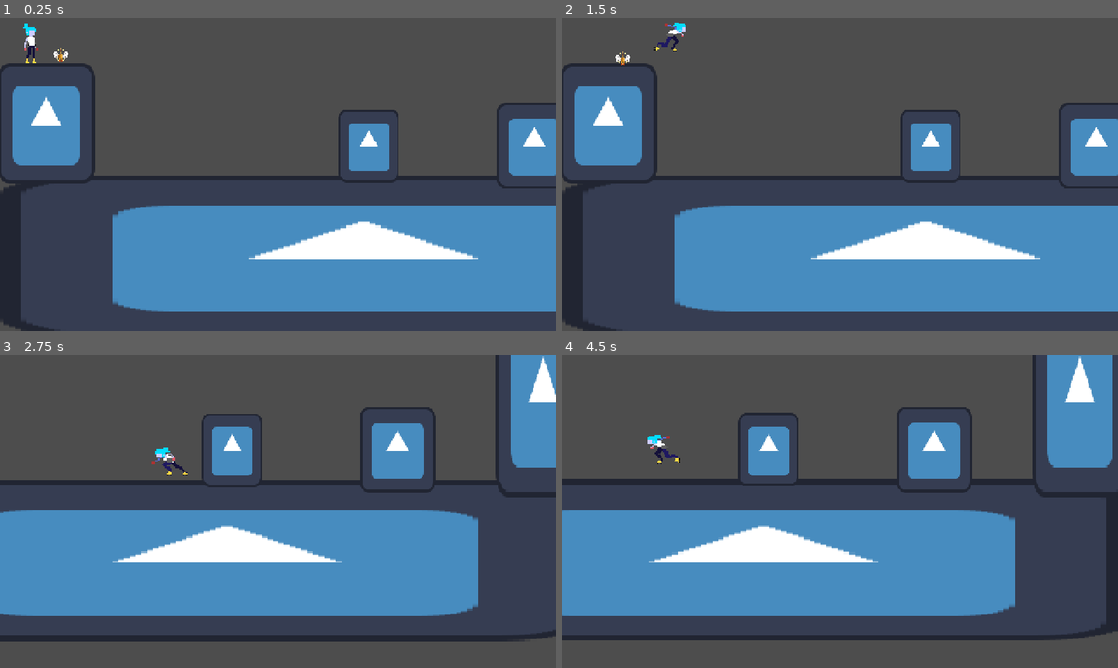
Above: before the commit, frames 1-4 (two rows, left to right).
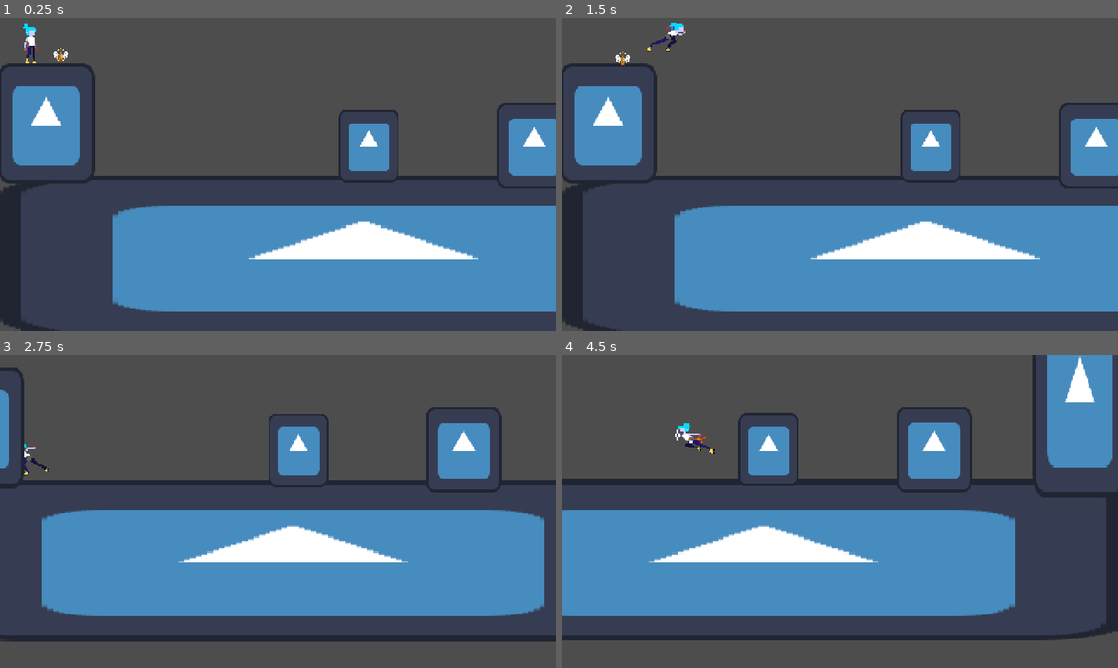
Above: after the commit, the same moments.

Repository: endermn/gameJAM
Game: Godot game, scene res://game_scene.tscn
Two runs of this game, one before a commit and one after it. Both use one fixed random seed, a clock stepped at 60 frames per second and the inputs below. The engine's default icon, where the game draws it, is replaced by a stand-in: a white triangle on a blue panel in a dark square.
Inputs:
- Up to frame 1 (0.25 s): no input
- Up to frame 2 (1.5 s): tap Enter (ui_accept) at 0.5 s; hold D (move_right) from 0.53 s (still down); tap Shift (dash) at 0.6 s; tap Space (jump) at 0.77, 0.8, 1.07, 1.35 s
- Up to frame 3 (2.75 s): tap Space (jump) at 1.52, 1.82, 2.3 s; tap Shift (dash) at 1.55, 2.1 s; release D (move_right) at 2.03 s; hold A (move_left) from 2.03 s (still down)
- Up to frame 4 (4.5 s): release A (move_left) at 2.78 s; hold D (move_right) 2.78-4.28 s; tap Shift (dash) at 2.85, 4.35 s; tap Space (jump) at 3.02, 3.32, 3.6, 3.77, 4.07 s; hold A (move_left) from 4.28 s (still down)

The runs differ from the first frame. In frame 1, less than 0.1% of the frame differs, in the area x 4-7%, y 8-14%; in frame 2, 0.2%; in frame 3, 22%, in the area x 0-100%, y 0-92%; in frame 4, 0.4%.

Commit message:
dash animation

Diff:
--- a/CharacterController.gd
+++ b/CharacterController.gd
@@ -34,6 +34,7 @@
 signal onDashFinished
 
 func Dash(direction:float):
+
 		dashRemaining -= 1;
 		var multiplier:Vector2 = Vector2.ONE;
 		var _d = round(rad_to_deg(direction))
--- a/CharacterControllerPlatformer.gd
+++ b/CharacterControllerPlatformer.gd
@@ -32,7 +32,8 @@
 var leftWall:bool = false;
 
 var onEdge:bool = false;
-
+var dashCooldown = 30
+var dashTimer = dashCooldown
 
 var _rem_jumpbuffer:float	 = 0.;
 var _rem_coyoto_time:float = 0.;
@@ -60,7 +61,7 @@
 	onEdge = !test_move(global_transform.translated(Vector2(CharacterMovement.EdgeCheckDistance*_last_turned_dir,1)), Vector2(0,1))
 	if rightWall and CharacterVelocity.x > 0.1:
 		CharacterVelocity.x = 0
-	if leftWall and CharacterVelocity.x < -0.1:
+	elif leftWall and CharacterVelocity.x < -0.1:
 		CharacterVelocity.x = 0
 
 	if sign(CharacterVelocity.x) != 0 && _last_turned_dir != sign(CharacterVelocity.x) && sign(CharacterVelocity.x) != sign(velocity.x):
@@ -99,8 +100,10 @@
 	CalcCornerCorrection()
 	move_and_slide()
 	cVelocity = velocity;
-	if is_on_floor():
+	dashTimer -= 1
+	if is_on_floor() and dashTimer <= 0:
 		dashRemaining = CharacterMovement.Dash_Count;
+
 
 ## Character Jump Event - you have to run it as long as the button is pressed
 ## Usage
--- a/game_scene.tscn
+++ b/game_scene.tscn
@@ -3,11 +3,55 @@
 [ext_resource type="Script" uid="uid://1mtppctx0rin" path="res://movement.gd" id="1_po0ka"]
 [ext_resource type="Resource" uid="uid://c5nnkrjtu50cg" path="res://PlayerData.tres" id="2_mixcd"]
 [ext_resource type="Texture2D" uid="uid://sygqvnm44xm6" path="res://icon.svg" id="2_v1wow"]
+[ext_resource type="Texture2D" uid="uid://de2gsxlph354x" path="res://assets/Machina_Dash_Ram.png" id="3_e35lh"]
 [ext_resource type="Texture2D" uid="uid://e1rua7c8g5qv" path="res://assets/Machina_Skate_Faster.png" id="4_6e45b"]
 [ext_resource type="Texture2D" uid="uid://cmnnlu4gqlc7o" path="res://assets/Machina_Idle_Sway.png" id="4_mixcd"]
 [ext_resource type="Script" uid="uid://yxxnihujoria" path="res://chicken.gd" id="5_kdryc"]
 [ext_resource type="Texture2D" uid="uid://dissnycm5po1r" path="res://assets/chicken.png" id="5_mj2jn"]
 
+[sub_resource type="RectangleShape2D" id="RectangleShape2D_penkd"]
+size = Vector2(13, 31.999992)
+
+[sub_resource type="AtlasTexture" id="AtlasTexture_udeyl"]
+atlas = ExtResource("3_e35lh")
+region = Rect2(0, 0, 32, 32)
+
+[sub_resource type="AtlasTexture" id="AtlasTexture_miq82"]
+atlas = ExtResource("3_e35lh")
+region = Rect2(32, 0, 32, 32)
+
+[sub_resource type="AtlasTexture" id="AtlasTexture_j5hk1"]
+atlas = ExtResource("3_e35lh")
+region = Rect2(64, 0, 32, 32)
+
+[sub_resource type="AtlasTexture" id="AtlasTexture_ueiaa"]
+atlas = ExtResource("3_e35lh")
+region = Rect2(96, 0, 32, 32)
+
+[sub_resource type="AtlasTexture" id="AtlasTexture_daj04"]
+atlas = ExtResource("3_e35lh")
+region = Rect2(128, 0, 32, 32)
+
+[sub_resource type="AtlasTexture" id="AtlasTexture_mlphb"]
+atlas = ExtResource("3_e35lh")
+region = Rect2(160, 0, 32, 32)
+
+[sub_resource type="AtlasTexture" id="AtlasTexture_opqoc"]
+atlas = ExtResource("3_e35lh")
+region = Rect2(192, 0, 32, 32)
+
+[sub_resource type="AtlasTexture" id="AtlasTexture_bpcsf"]
+atlas = ExtResource("3_e35lh")
+region = Rect2(224, 0, 32, 32)
+
+[sub_resource type="AtlasTexture" id="AtlasTexture_3d2pr"]
+atlas = ExtResource("3_e35lh")
+region = Rect2(256, 0, 32, 32)
+
+[sub_resource type="AtlasTexture" id="AtlasTexture_h5hfs"]
+atlas = ExtResource("3_e35lh")
+region = Rect2(288, 0, 32, 32)
+
 [sub_resource type="AtlasTexture" id="AtlasTexture_mj2jn"]
 atlas = ExtResource("4_mixcd")
 region = Rect2(0, 0, 32, 32)
@@ -16,43 +60,43 @@
 atlas = ExtResource("4_mixcd")
 region = Rect2(32, 0, 32, 32)
 
-[sub_resource type="AtlasTexture" id="AtlasTexture_e35lh"]
+[sub_resource type="AtlasTexture" id="AtlasTexture_snaye"]
 atlas = ExtResource("4_6e45b")
 region = Rect2(0, 0, 32, 32)
 
-[sub_resource type="AtlasTexture" id="AtlasTexture_udeyl"]
+[sub_resource type="AtlasTexture" id="AtlasTexture_1wc4g"]
 atlas = ExtResource("4_6e45b")
 region = Rect2(32, 0, 32, 32)
 
-[sub_resource type="AtlasTexture" id="AtlasTexture_miq82"]
+[sub_resource type="AtlasTexture" id="AtlasTexture_78j2m"]
 atlas = ExtResource("4_6e45b")
 region = Rect2(64, 0, 32, 32)
 
-[sub_resource type="AtlasTexture" id="AtlasTexture_j5hk1"]
+[sub_resource type="AtlasTexture" id="AtlasTexture_na8jj"]
 atlas = ExtResource("4_6e45b")
 region = Rect2(96, 0, 32, 32)
 
-[sub_resource type="AtlasTexture" id="AtlasTexture_ueiaa"]
+[sub_resource type="AtlasTexture" id="AtlasTexture_jv0we"]
 atlas = ExtResource("4_6e45b")
 region = Rect2(128, 0, 32, 32)
 
-[sub_resource type="AtlasTexture" id="AtlasTexture_daj04"]
+[sub_resource type="AtlasTexture" id="AtlasTexture_nuflt"]
 atlas = ExtResource("4_6e45b")
 region = Rect2(160, 0, 32, 32)
 
-[sub_resource type="AtlasTexture" id="AtlasTexture_mlphb"]
+[sub_resource type="AtlasTexture" id="AtlasTexture_if5p2"]
 atlas = ExtResource("4_6e45b")
 region = Rect2(192, 0, 32, 32)
 
-[sub_resource type="AtlasTexture" id="AtlasTexture_opqoc"]
+[sub_resource type="AtlasTexture" id="AtlasTexture_f54l4"]
 atlas = ExtResource("4_6e45b")
 region = Rect2(224, 0, 32, 32)
 
-[sub_resource type="AtlasTexture" id="AtlasTexture_bpcsf"]
+[sub_resource type="AtlasTexture" id="AtlasTexture_5smy7"]
 atlas = ExtResource("4_6e45b")
 region = Rect2(256, 0, 32, 32)
 
-[sub_resource type="AtlasTexture" id="AtlasTexture_3d2pr"]
+[sub_resource type="AtlasTexture" id="AtlasTexture_glbr4"]
 atlas = ExtResource("4_6e45b")
 region = Rect2(288, 0, 32, 32)
 
@@ -60,6 +104,41 @@
 animations = [{
 "frames": [{
 "duration": 1.0,
+"texture": SubResource("AtlasTexture_udeyl")
+}, {
+"duration": 1.0,
+"texture": SubResource("AtlasTexture_miq82")
+}, {
+"duration": 1.0,
+"texture": SubResource("AtlasTexture_j5hk1")
+}, {
+"duration": 1.0,
+"texture": SubResource("AtlasTexture_ueiaa")
+}, {
+"duration": 1.0,
+"texture": SubResource("AtlasTexture_daj04")
+}, {
+"duration": 1.0,
+"texture": SubResource("AtlasTexture_mlphb")
+}, {
+"duration": 1.0,
+"texture": SubResource("AtlasTexture_opqoc")
+}, {
+"duration": 1.0,
+"texture": SubResource("AtlasTexture_bpcsf")
+}, {
+"duration": 1.0,
+"texture": SubResource("AtlasTexture_3d2pr")
+}, {
+"duration": 1.0,
+"texture": SubResource("AtlasTexture_h5hfs")
+}],
+"loop": 1,
+"name": &"dash",
+"speed": 5.0
+}, {
+"frames": [{
+"duration": 1.0,
 "texture": SubResource("AtlasTexture_mj2jn")
 }, {
 "duration": 1.0,
@@ -71,42 +150,39 @@
 }, {
 "frames": [{
 "duration": 1.0,
-"texture": SubResource("AtlasTexture_e35lh")
-}, {
-"duration": 1.0,
-"texture": SubResource("AtlasTexture_udeyl")
-}, {
-"duration": 1.0,
-"texture": SubResource("AtlasTexture_miq82")
-}, {
-"duration": 1.0,
-"texture": SubResource("AtlasTexture_j5hk1")
-}, {
-"duration": 1.0,
-"texture": SubResource("AtlasTexture_ueiaa")
-}, {
-"duration": 1.0,
-"texture": SubResource("AtlasTexture_daj04")
-}, {
-"duration": 1.0,
-"texture": SubResource("AtlasTexture_mlphb")
-}, {
-"duration": 1.0,
-"texture": SubResource("AtlasTexture_opqoc")
-}, {
-"duration": 1.0,
-"texture": SubResource("AtlasTexture_bpcsf")
-}, {
-"duration": 1.0,
-"texture": SubResource("AtlasTexture_3d2pr")
+"texture": SubResource("AtlasTexture_snaye")
+}, {
+"duration": 1.0,
+"texture": SubResource("AtlasTexture_1wc4g")
+}, {
+"duration": 1.0,
+"texture": SubResource("AtlasTexture_78j2m")
+}, {
+"duration": 1.0,
+"texture": SubResource("AtlasTexture_na8jj")
+}, {
+"duration": 1.0,
+"texture": SubResource("AtlasTexture_jv0we")
+}, {
+"duration": 1.0,
+"texture": SubResource("AtlasTexture_nuflt")
+}, {
+"duration": 1.0,
+"texture": SubResource("AtlasTexture_if5p2")
+}, {
+"duration": 1.0,
+"texture": SubResource("AtlasTexture_f54l4")
+}, {
+"duration": 1.0,
+"texture": SubResource("AtlasTexture_5smy7")
+}, {
+"duration": 1.0,
+"texture": SubResource("AtlasTexture_glbr4")
 }],
 "loop": 1,
 "name": &"sprint",
 "speed": 5.0
 }]
-
-[sub_resource type="RectangleShape2D" id="RectangleShape2D_penkd"]
-size = Vector2(13, 31.999992)
 
 [sub_resource type="SpriteFrames" id="SpriteFrames_soinu"]
 animations = [{
@@ -138,17 +214,18 @@
 [node name="Player" type="CharacterBody2D" parent="." unique_id=1897136791]
 script = ExtResource("1_po0ka")
 CharacterMovement = ExtResource("2_mixcd")
+
+[node name="CollisionShape2D" type="CollisionShape2D" parent="Player" unique_id=1524645715]
+position = Vector2(-213.5, -114)
+shape = SubResource("RectangleShape2D_penkd")
 
 [node name="AnimatedSprite2D" type="AnimatedSprite2D" parent="Player" unique_id=2084181287]
 position = Vector2(-213.5, -116.5)
 scale = Vector2(1.15625, 1.1562495)
 sprite_frames = SubResource("SpriteFrames_wj57k")
-animation = &"sprint"
+animation = &"dash"
+frame_progress = 0.21887496
 speed_scale = 2.0
-
-[node name="CollisionShape2D" type="CollisionShape2D" parent="Player" unique_id=1524645715]
-position = Vector2(-213.5, -114)
-shape = SubResource("RectangleShape2D_penkd")
 
 [node name="Camera2D" type="Camera2D" parent="Player" unique_id=1726395647]
 drag_horizontal_enabled = true
--- a/movement.gd
+++ b/movement.gd
@@ -14,19 +14,17 @@
 
 	if input_dir.x != 0:
 		facing = sign(input_dir.x)
-		animated_sprite.play("sprint")
+		if CanDash():
+			animated_sprite.play("sprint")
 		if facing > 0:
 			animated_sprite.flip_h = false
 		else:
 			animated_sprite.flip_h = true
-	else:
+	elif CanDash():
 		animated_sprite.play("default")
 		animated_sprite.frame = 0
-		animated_sprite.pause()
 
 
-	if Input.is_action_just_pressed("jump"):
-		Jump()
 	if onFloor:
 		CharacterVelocity.x -= CharacterMovement.Friction * abs(CharacterVelocity.x) * sign(CharacterVelocity.x)
 
@@ -39,8 +37,12 @@
 		print(dash_dir)
 		if dash_dir.x == 0:
 			CharacterVelocity.x = 0
-		if input_dir.x != sign(CharacterVelocity.x):
+		if facing != sign(CharacterVelocity.x):
 			CharacterVelocity.x *= -1
-
+		animated_sprite.play("dash")
 		Dash(dash_dir.angle())
+		dashTimer = dashCooldown
+	if Input.is_action_just_pressed("jump"):
+		dashRemaining = 1
+		Jump()
 	super._physics_process(delta)
Binary file added: assets/Machina_Dash_Ram.png
Not shown, added: assets/Machina_Dash_Ram.png.import
Binary file changed: assets/Machina_Skate_Faster.png
